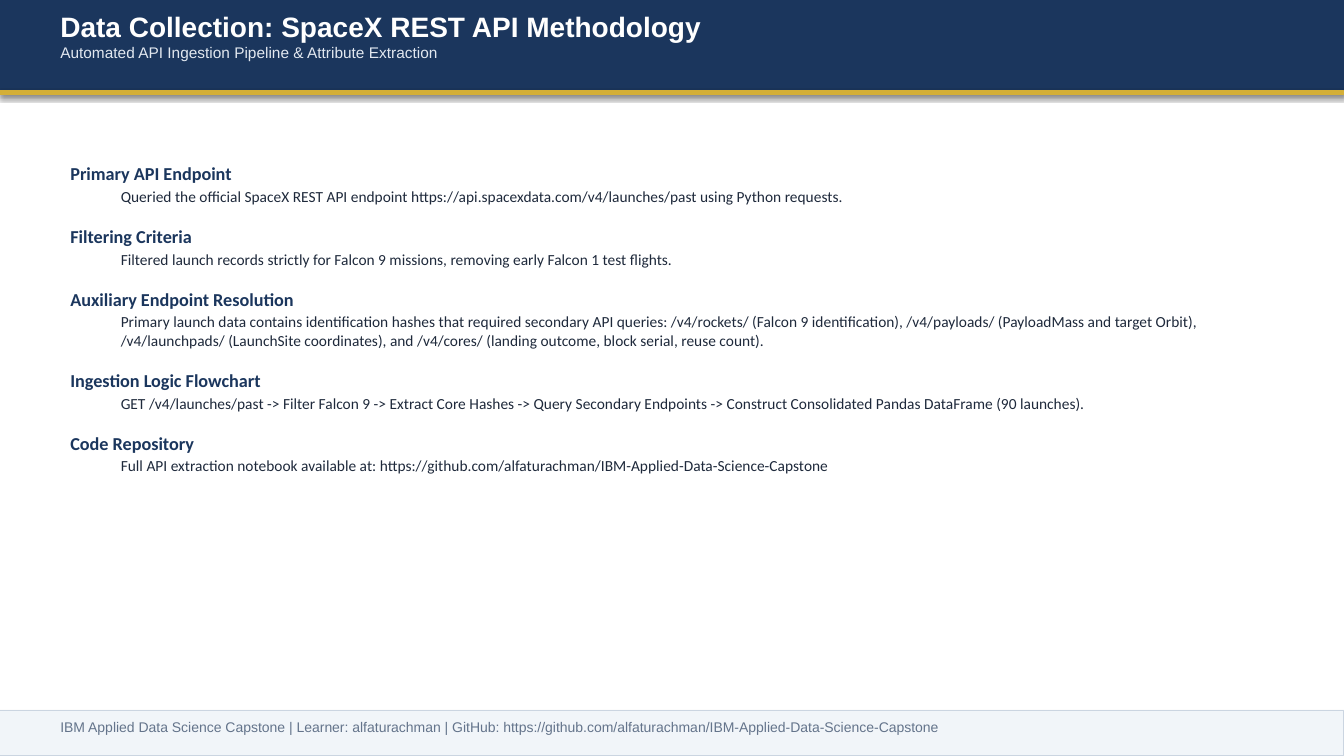
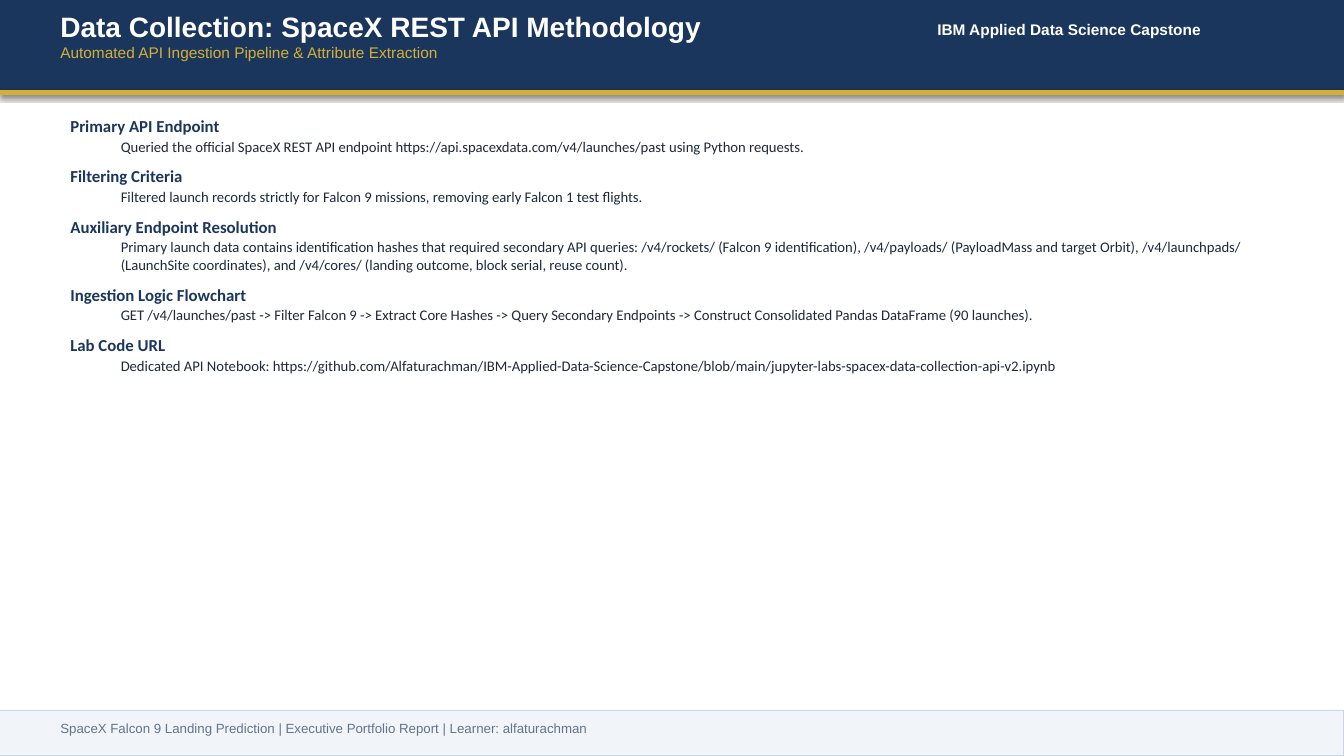
Before and after one commit to Alfaturachman/IBM-Applied-Data-Science-Capstone, a slide deck: slide 4 of Data Science Capstone Project Report.pptx. Drawn at 1344x756 pixels with LibreOffice and Linux fonts; fonts in the diff are those of the drawing. Boxes give left, top, right and bottom in pixels: in the first picture for what was removed or moved away, otherwise in the second. Text is boxed around its words. In the diff, an @@ line names an element or a change of style, - is before the commit and + after.

Commit message:
Add presentation_generator folder with automated PPTX and PDF generator scripts, charts, and documentation

```diff
--- a/Data Science Capstone Project Report.pptx
+++ b/Data Science Capstone Project Report.pptx
@@ text added at <box>937,23,1200,39</box>, 11 pt, text #FFFFFF, bold @@
+IBM Applied Data Science Capstone
@@ text at <box>60,47,438,61</box>: text colour #E2E8F0 to #D4AF37 in "Automated API Ingestion Pipeline & Attribute Extraction" @@
@@ text at <box>70,120,1241,323</box>: size 13 to 12 pt in "Primary API Endpoint", "Filtering Criteria", "Auxiliary Endpoint Resolution", "Ingestion Logic Flowchart"; size 11 to 10.5 pt in "Queried the official SpaceX REST API endpoint ...", "Filtered launch records strictly for Falcon 9 ...", "Primary launch data contains identification hashes that ...", "GET /v4/launches/past -> Filter Falcon 9 -> ..."; less space between paragraphs @@
@@ text at <box>70,339,1055,374</box>: text changed; size 11 to 10.5 pt @@
-Code Repository
-  Full API extraction notebook available at: https://github.com/alfaturachman/IBM-Applied-Data-Science-Capstone
+Lab Code URL
+  Dedicated API Notebook: https://github.com/Alfaturachman/IBM-Applied-Data-Science-Capstone/blob/main/jupyter-labs-spacex-data-collection-api-v2.ipynb
@@ text removed at <box>60,722,938,735</box> @@
-IBM Applied Data Science Capstone | Learner: alfaturachman | GitHub: https://github.com/alfaturachman/IBM-Applied-Data-Science-Capstone
@@ text added at <box>60,723,587,736</box>, 9.5 pt, text #64748B @@
+SpaceX Falcon 9 Landing Prediction | Executive Portfolio Report | Learner: alfaturachman
```
Also in this commit, not shown: 12 other slides changed, 5 slides added, 4 slides removed, 14 other files.
